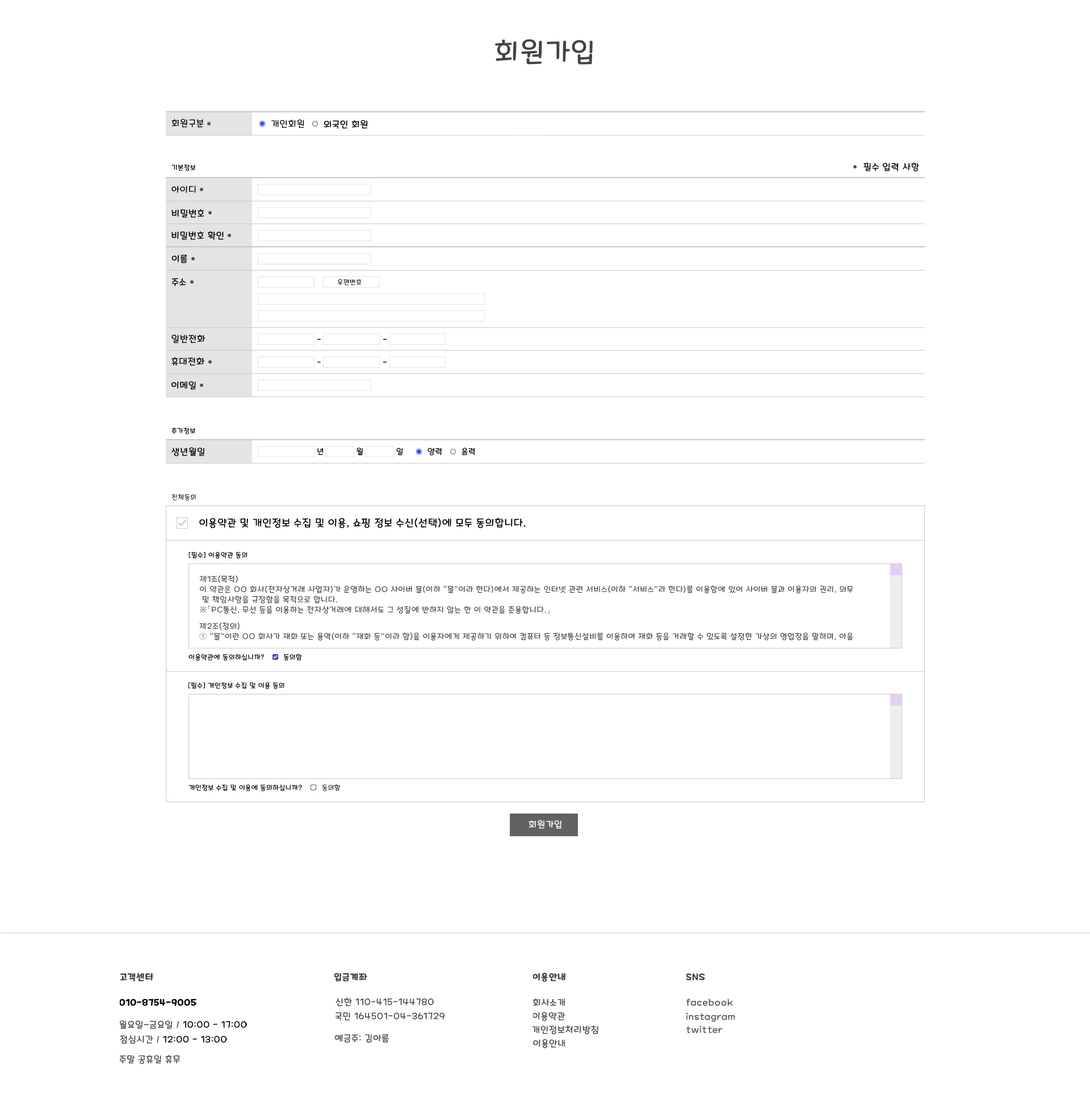
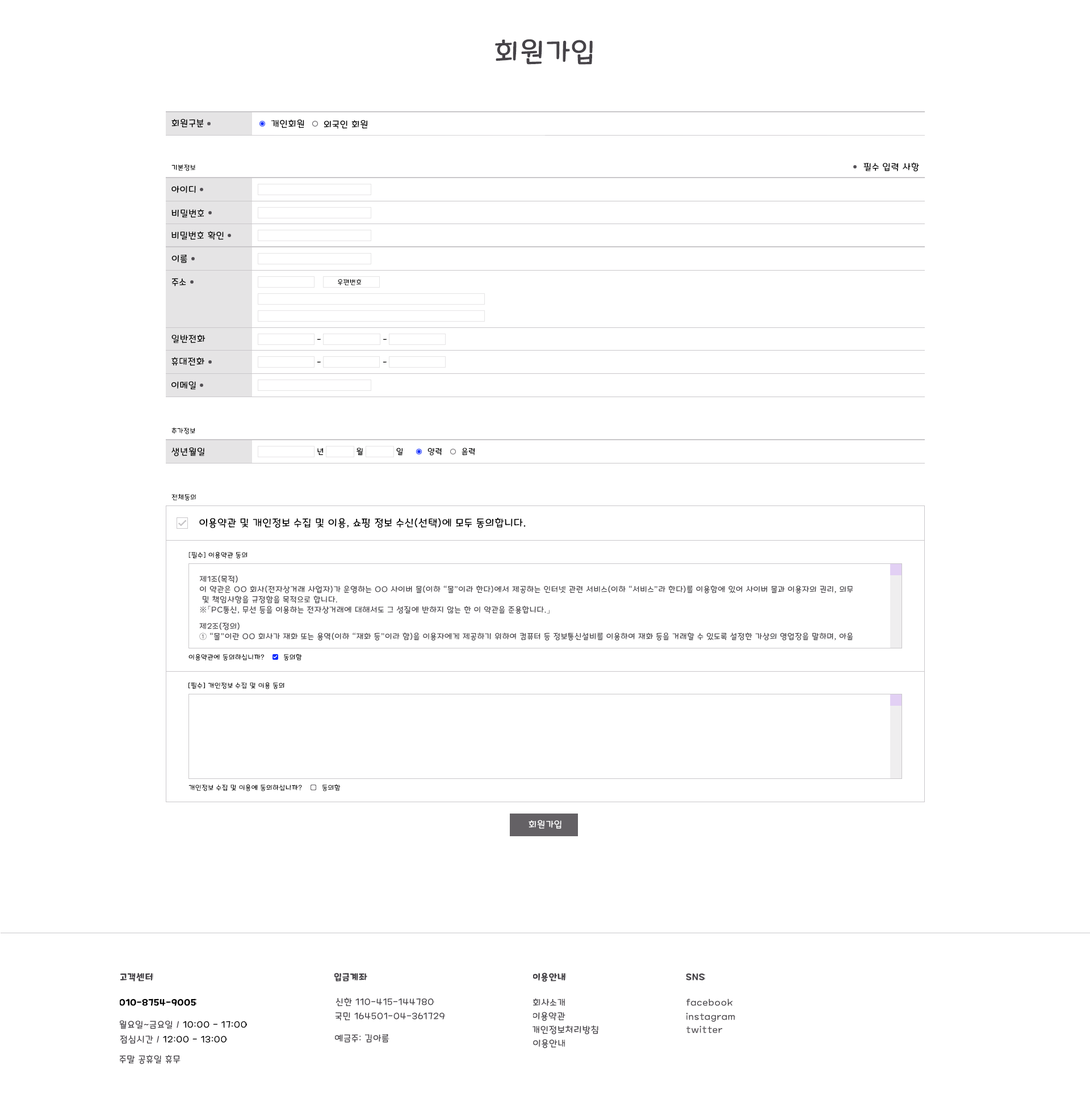
Layer changes from the first 1090x1104 image to the second:
hid "Rectangle 12" over (272, 654, 278, 660)
